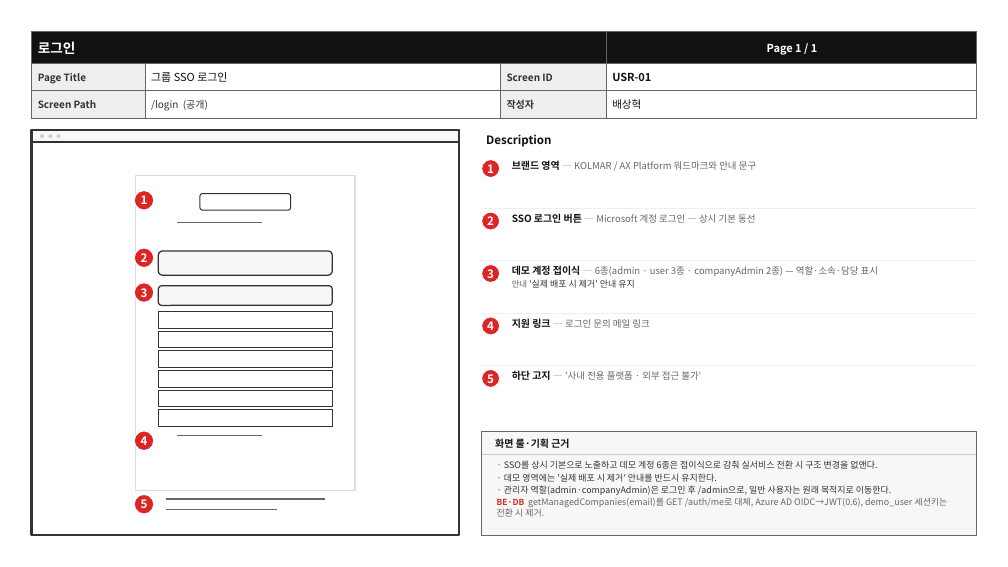
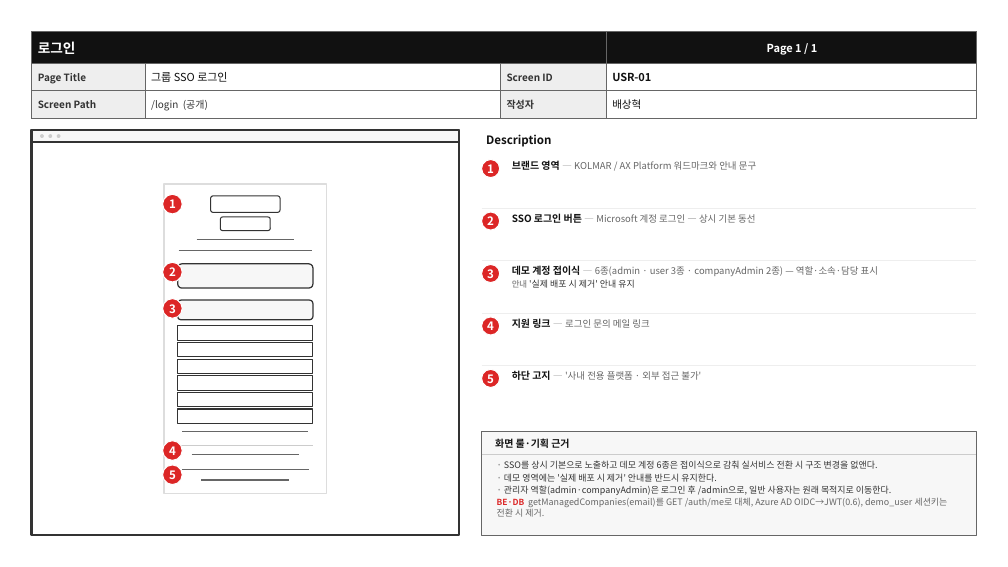
Before and after one commit to BaeNerd/Workspace, a slide deck: slide 5 of axplatform/docs/screen-specs/user-screens.pptx. Drawn at 1008x567 pixels with LibreOffice and Linux fonts; fonts in the diff are those of the drawing. Boxes give left, top, right and bottom in pixels: in the first picture for what was removed or moved away, otherwise in the second. Text is boxed around its words. In the diff, an @@ line names an element or a change of style, - is before the commit and + after.

```diff
--- a/axplatform/docs/screen-specs/user-screens.pptx
+++ b/axplatform/docs/screen-specs/user-screens.pptx
@@ ellipse "1": place and size @@
-ellipse "1" at [134, 191, 154, 210]
+ellipse "1" at [163, 194, 182, 214]
@@ rectangle: place and size @@
-rectangle at [135, 175, 355, 491]
+rectangle at [164, 184, 327, 494]
@@ rounded rectangle: place and size @@
-rounded rectangle at [200, 194, 291, 210]
+rounded rectangle at [211, 196, 281, 212]
@@ rounded rectangle added at [221, 217, 271, 231], fill #FFFFFF, outline #333333 1 pt @@
@@ ellipse "2": place and size @@
-ellipse "2" at [134, 248, 154, 268]
+ellipse "2" at [163, 262, 182, 282]
@@ rounded rectangle: place and size @@
-rounded rectangle at [159, 251, 333, 275]
+rounded rectangle at [178, 264, 313, 288]
@@ line moved from (178, 222) - (262, 222) to (178, 250) - (312, 250) @@
@@ line added from (197, 240) to (294, 240), #666666 1.6 pt @@
@@ ellipse "3": place and size @@
-ellipse "3" at [134, 283, 154, 302]
+ellipse "3" at [163, 299, 182, 318]
@@ rectangle: place and size @@
-rectangle at [159, 331, 333, 348]
+rectangle at [178, 326, 313, 340]
@@ rounded rectangle: place and size @@
-rounded rectangle at [159, 286, 333, 306]
+rounded rectangle at [178, 300, 313, 320]
@@ rectangle: place and size @@
-rectangle at [159, 351, 333, 368]
+rectangle at [178, 359, 313, 374]
@@ rectangle: place and size @@
-rectangle at [159, 312, 333, 328]
+rectangle at [178, 343, 313, 357]
@@ rectangle: place and size @@
-rectangle at [159, 371, 333, 387]
+rectangle at [178, 376, 313, 390]
@@ rectangle: place and size @@
-rectangle at [159, 390, 333, 407]
+rectangle at [178, 392, 313, 407]
@@ rectangle: place and size @@
-rectangle at [159, 410, 333, 426]
+rectangle at [178, 409, 313, 423]
@@ ellipse "4": place and size @@
-ellipse "4" at [134, 431, 154, 451]
+ellipse "4" at [163, 441, 182, 461]
@@ line added from (178, 445) to (313, 445), #CCCCCC 1 pt @@
@@ line moved from (178, 436) - (262, 436) to (182, 432) - (309, 432) @@
@@ ellipse "5": place and size @@
-ellipse "5" at [134, 495, 154, 514]
+ellipse "5" at [163, 465, 182, 485]
@@ line moved from (166, 499) - (324, 499) to (182, 470) - (309, 470) @@
@@ line added from (192, 454) to (299, 454), #666666 1.1 pt @@
@@ line moved from (166, 510) - (278, 510) to (202, 480) - (289, 480) @@
```
Also in this commit, not shown: 13 other slides changed, 2 other files.
